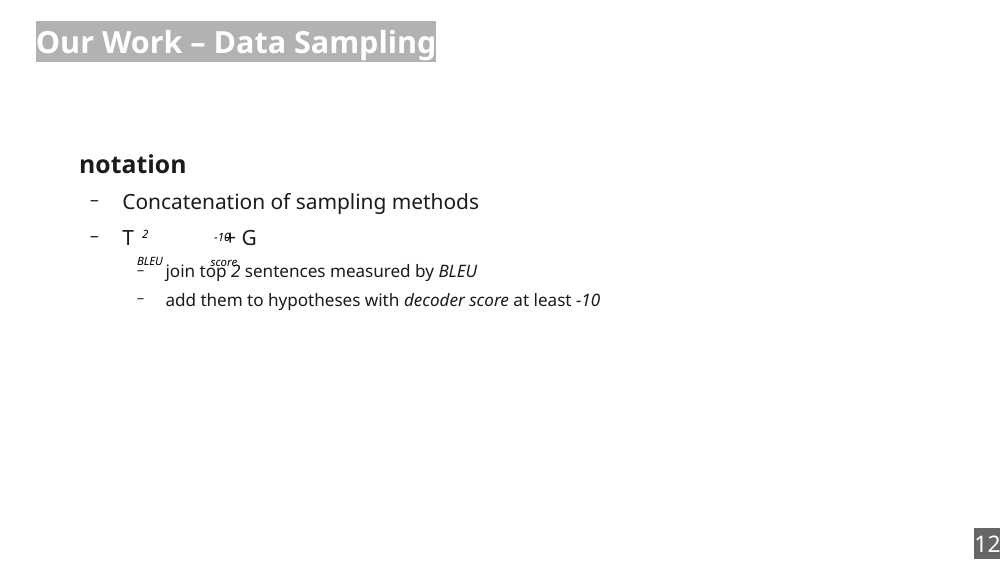
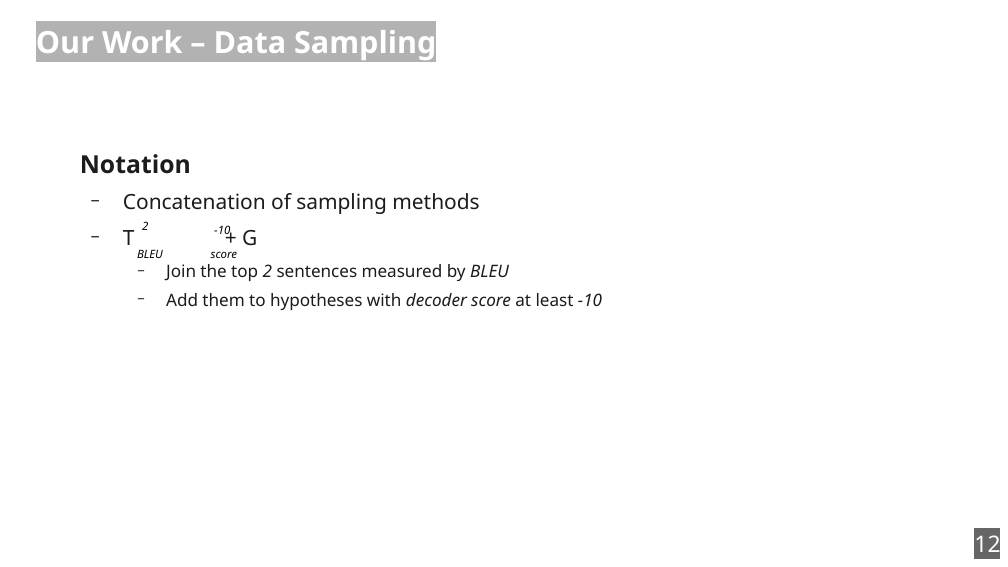
Before and after one commit to zouharvi/reference-mt-distill, a slide deck: slide 12 of meta/final_presentation.odp. Drawn at 1008x567 pixels with LibreOffice and Linux fonts; fonts in the diff are those of the drawing. Boxes give left, top, right and bottom in pixels: in the first picture for what was removed or moved away, otherwise in the second. Text is boxed around its words. In the diff, an @@ line names an element or a change of style, - is before the commit and + after.

```diff
--- a/meta/final_presentation.odp
+++ b/meta/final_presentation.odp
@@ text at <box>80,154,191,174</box>: text changed @@
-notation
+Notation
@@ text "2": place and size @@
-text "2" at <box>142,229,148,238</box>
+text "2" at <box>142,221,148,230</box>
@@ text "-10": place and size @@
-text "-10" at <box>214,232,230,243</box>
+text "-10" at <box>214,225,230,238</box>
@@ text "BLEU": place and size @@
-text "BLEU" at <box>137,256,163,265</box>
+text "BLEU" at <box>137,249,163,258</box>
@@ text at <box>166,264,602,310</box>: text changed @@
-    − join top 2 sentences measured by BLEU
-    − add them to hypotheses with decoder score at least -10
+    − Join the top 2 sentences measured by BLEU
+    − Add them to hypotheses with decoder score at least -10
@@ text "score" rewrapped from <box>211,259,238,270</box> to <box>211,251,238,258</box> @@
```
Also in this commit, not shown: 13 other slides changed.
